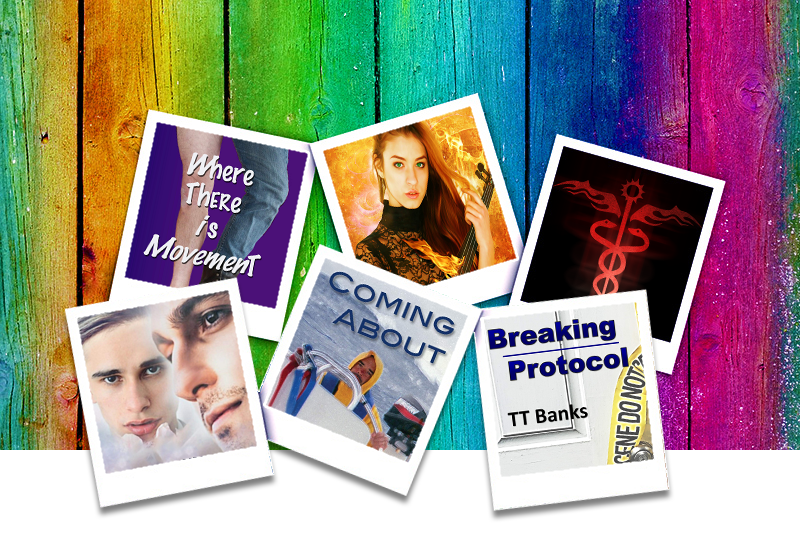
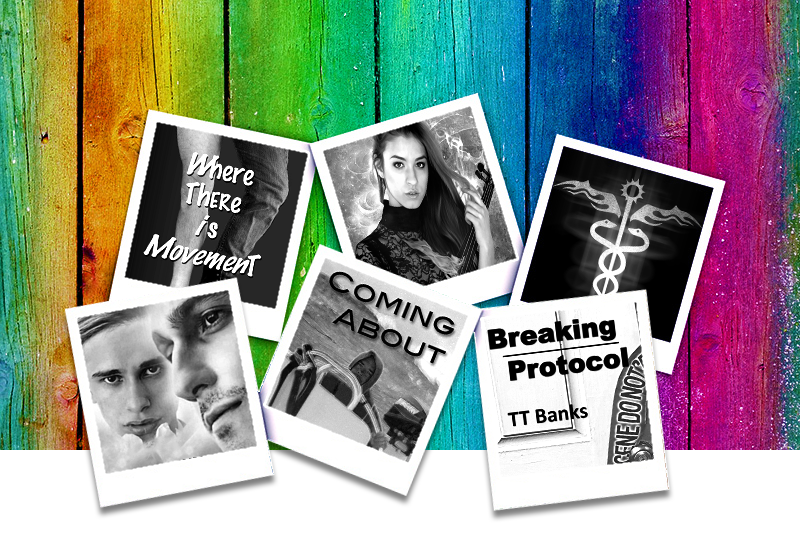
Comparing the layer stacks of the two 800x540 images. Changes:
pixels changed over [77, 106, 705, 477] (layer not identified)
